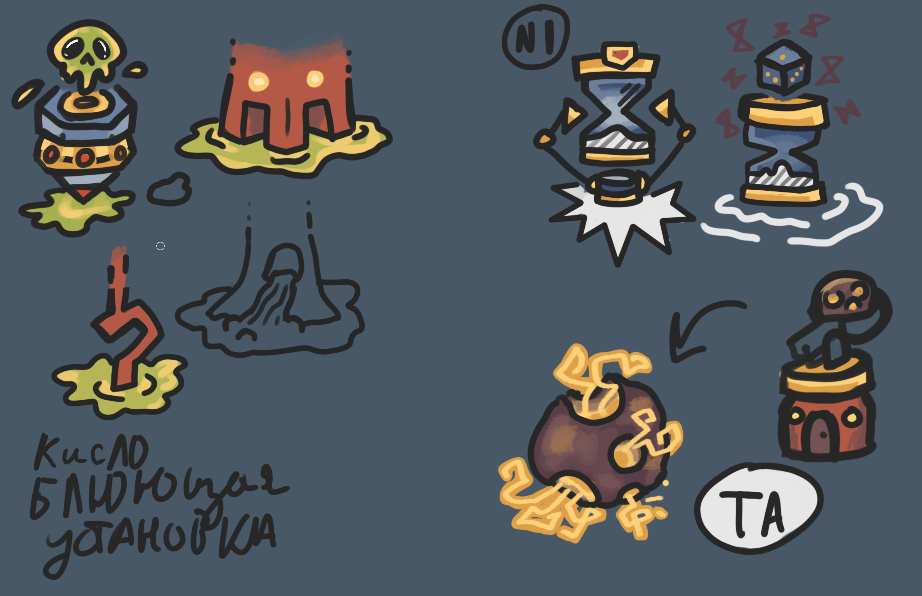
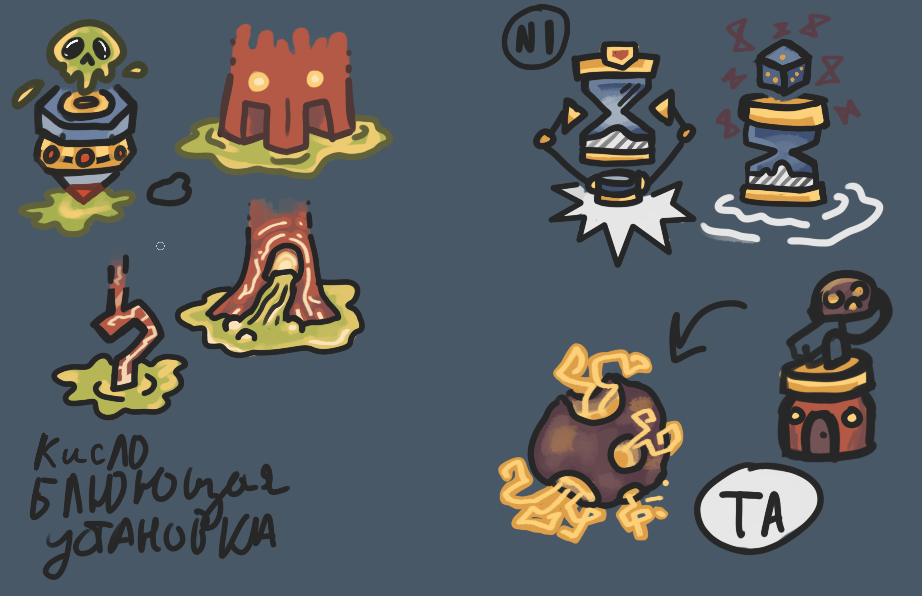
Two versions of the same layered image (922x596). Layer-by-layer changes:
painted on "Обычный слой 2" over (11, 19, 760, 396)
painted on "Обычный слой 3" over (11, 19, 760, 396)
painted on "Фон" over (11, 19, 760, 396)